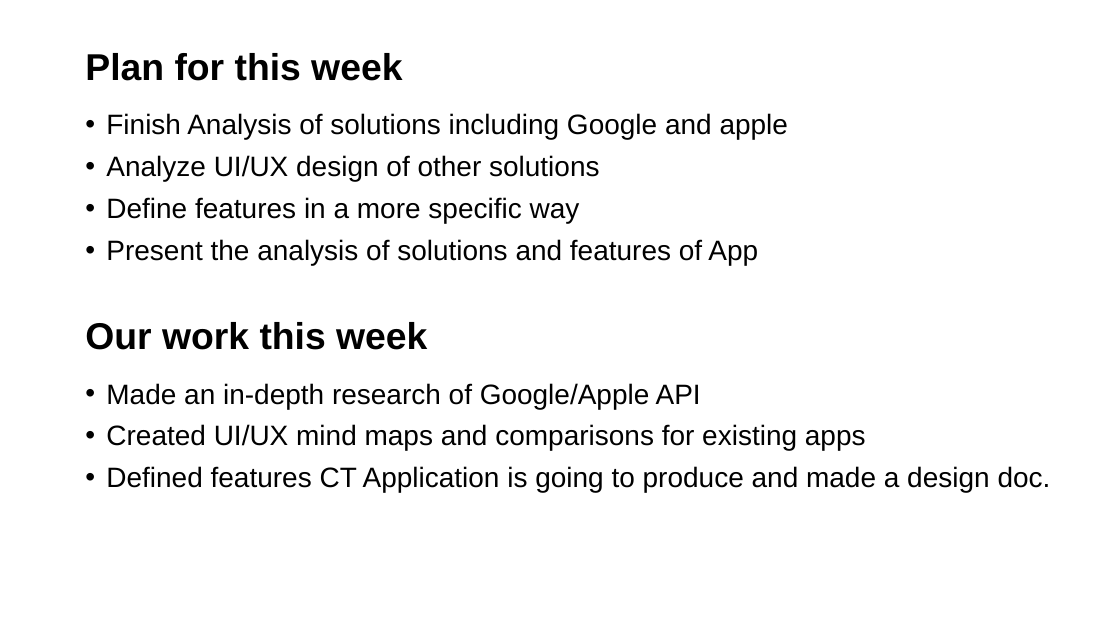
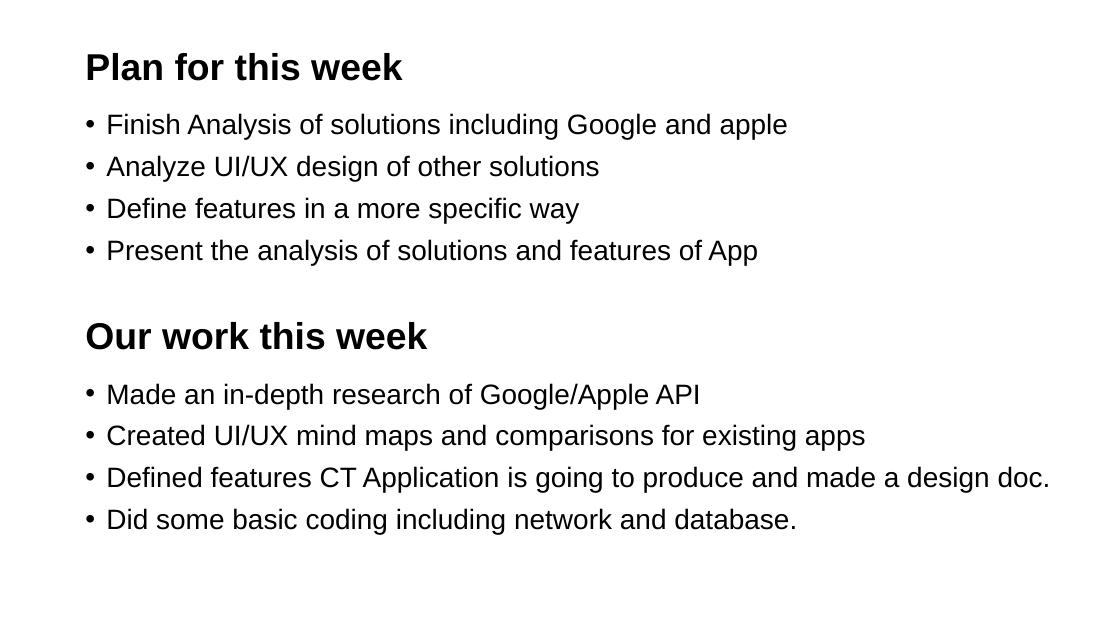
Before and after one commit to JackXu0/Contact_Tracing, a slide deck: slide 2 of Week2 Pre/CT Project Weekly Status Report.pptx. Drawn at 1120x630 pixels with LibreOffice and Linux fonts; fonts in the diff are those of the drawing; background and template pictures are left out. Boxes give left, top, right and bottom in pixels: in the first picture for what was removed or moved away, otherwise in the second. Text is boxed around its words. In the diff, an @@ line names an element or a change of style, - is before the commit and + after.

```diff
--- a/Week2 Pre/CT Project Weekly Status Report.pptx
+++ b/Week2 Pre/CT Project Weekly Status Report.pptx
@@ text at <box>106,508,797,534</box>: paragraph added @@
+• Did some basic coding including network and database.
```
Also in this commit, not shown: 2 other slides changed.
